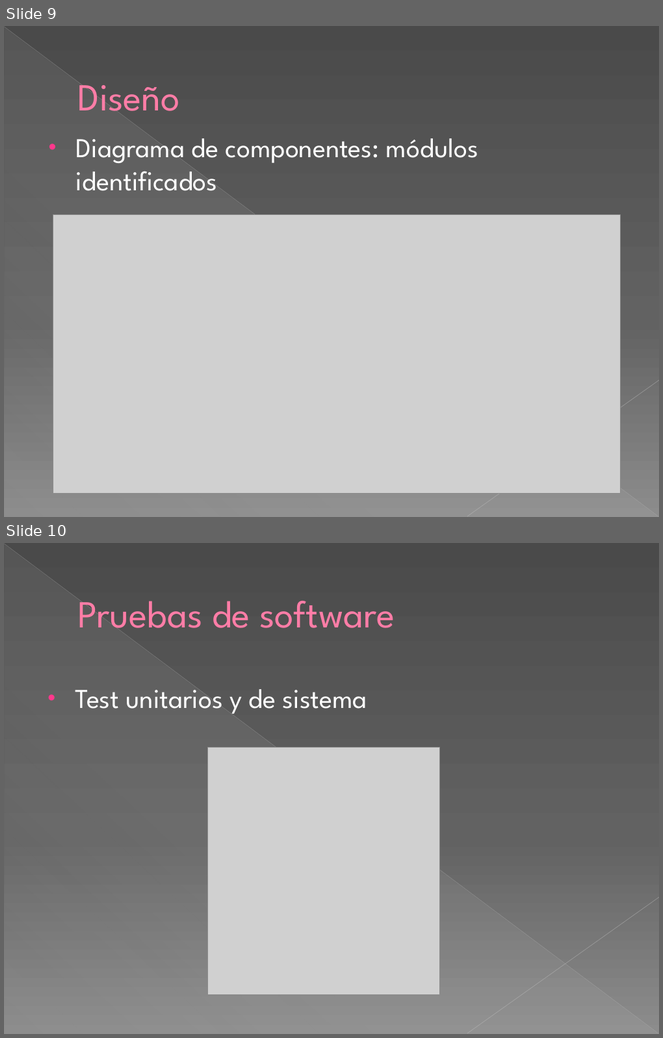
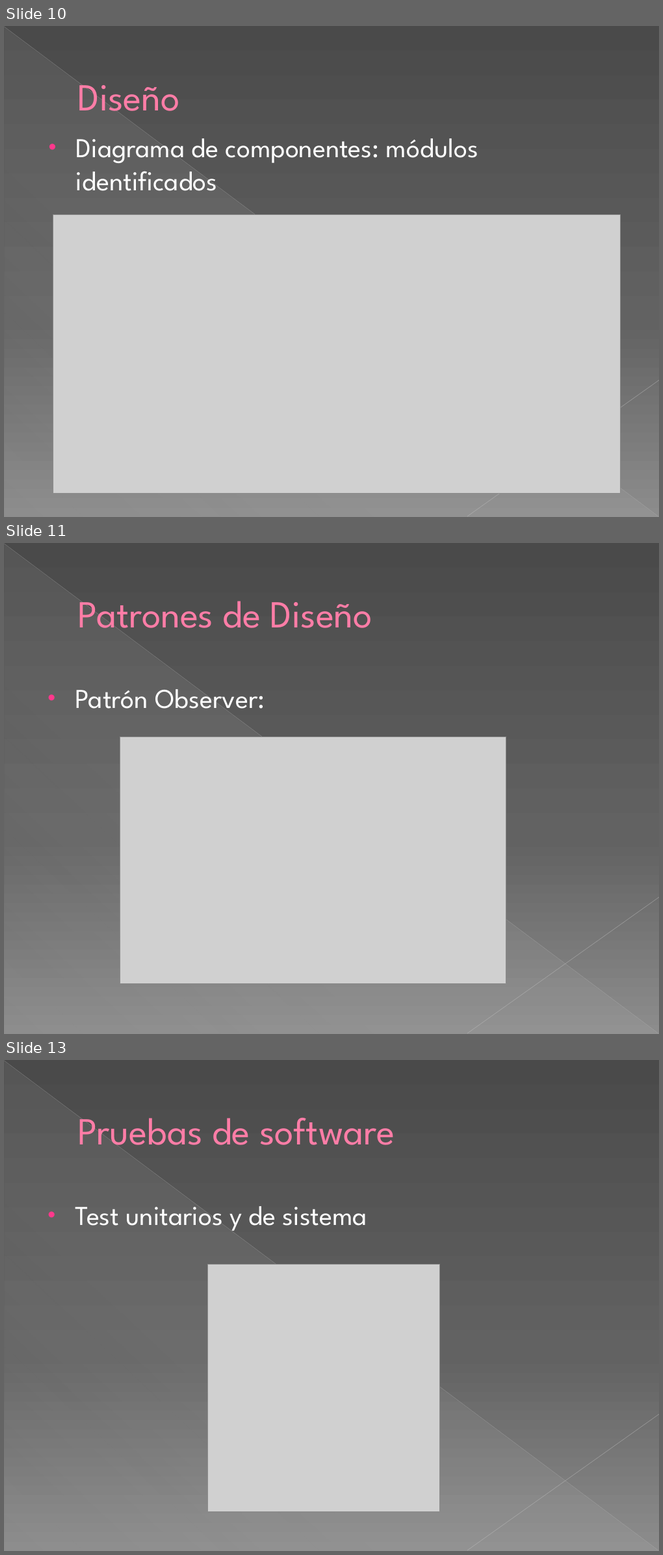
Before and after one commit to francovqz/IngSoft-2017-iSoft, a slide deck: doc/Presentacion.pptx. Shown one above the other, each under a label of ours: slides 9 and 10 before the commit, slides 10, 11 and 13 after it; the slides between them are not shown. The pictures are 663x1038 and 663x1555 pixels, drawn with LibreOffice and Linux fonts; fonts in the diff are those of the drawing; grey boxes stand for pictures. Boxes give left, top, right and bottom in pixels: in the first picture for what was removed or moved away, otherwise in the second. Text is boxed around its words. In the diff, an @@ line names an element or a change of style, - is before the commit and + after.

```diff
--- a/doc/Presentacion.pptx
+++ b/doc/Presentacion.pptx
@@ slide 11 added at box(4, 543, 659, 1034), background gradient #4A4A4A to #626262 to #8C8C8C; not listed: 3 template elements that a slide beside it also shows @@
@@ title added at box(78, 601, 373, 628), 42 pt, text #FF7DA7 @@
+Patrones de Diseño
@@ text added at box(76, 689, 265, 709), 30 pt, text #FFFFFF @@
+• Patrón Observer:
@@ picture added at box(120, 737, 506, 984) @@
@@ what was slide 9 is now slide 10 @@
@@ what was slide 10 is now slide 13 @@
```
Also in this commit, not shown: 2 slides changed, 2 other slides added, 2 other files.
